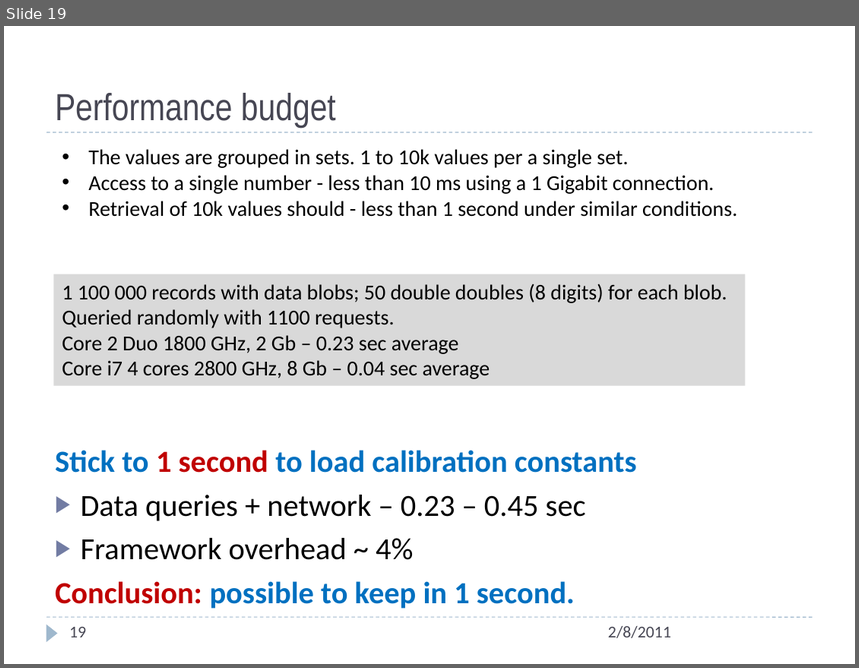
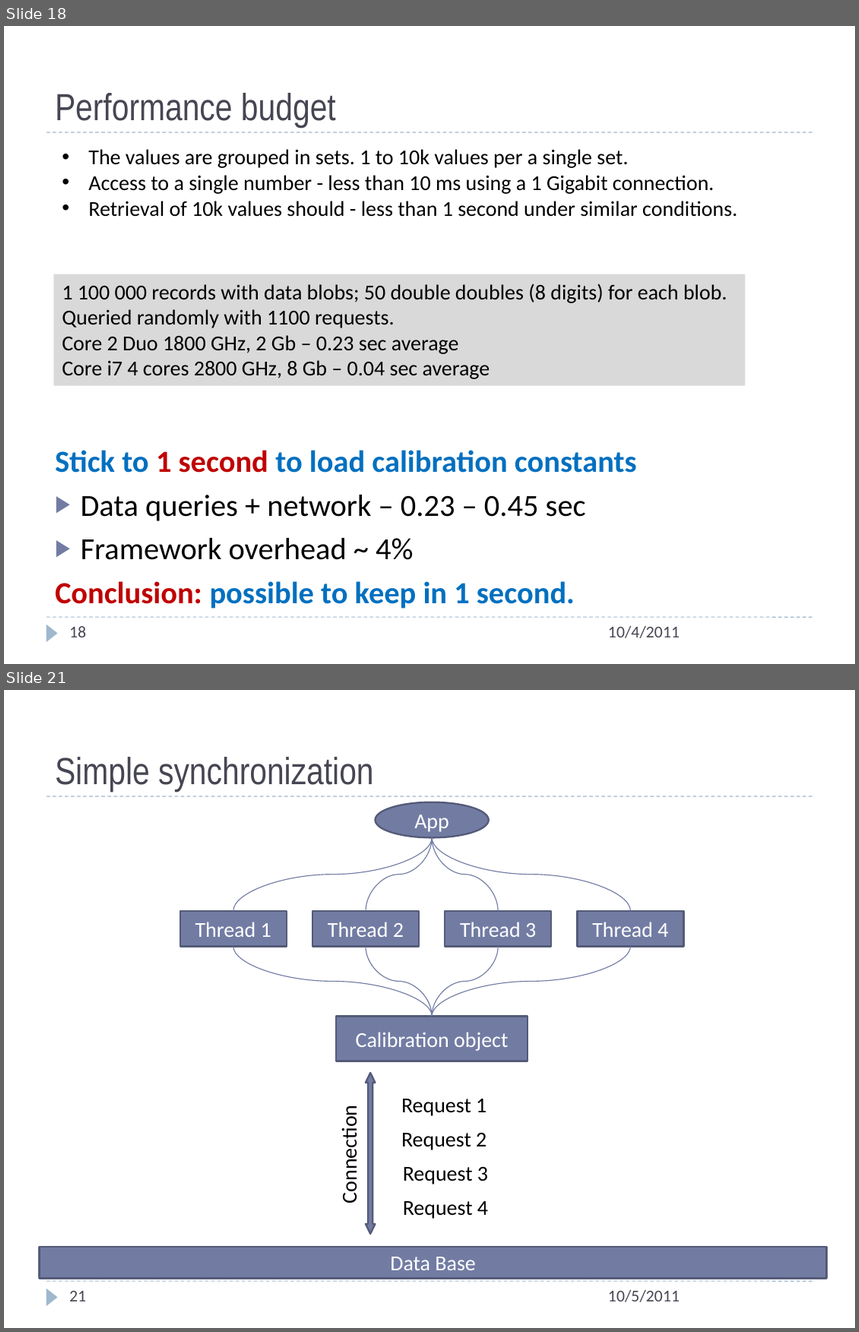
Before and after one commit to JeffersonLab/ccdb, a slide deck: doc/ccdb_design_romanovda.pptx. Shown one above the other, each under a label of ours: slide 19 before the commit, slides 18 and 21 after it; the slides between them are not shown. The pictures are 859x668 and 859x1332 pixels, drawn with LibreOffice and Linux fonts; fonts in the diff are those of the drawing. Boxes give left, top, right and bottom in pixels: in the first picture for what was removed or moved away, otherwise in the second. Text is boxed around its words. In the diff, an @@ line names an element or a change of style, - is before the commit and + after.

```diff
--- a/doc/ccdb_design_romanovda.pptx
+++ b/doc/ccdb_design_romanovda.pptx
@@ slide 21 added at <box>4,690,855,1328</box>, background #FFFFFF; not listed: 3 template elements that a slide beside it also shows @@
@@ title added at <box>55,757,374,792</box>, 32 pt, text #464653 @@
+Simple synchronization
@@ ellipse added at <box>375,802,488,838</box>, fill #727CA3, outline #545C79 1.5 pt, 18 pt, text #FFFFFF @@
+App
@@ curved line added from (432, 838) to (233, 911), #727CA3 0.75 pt @@
@@ curved line added from (432, 838) to (366, 911), #727CA3 0.75 pt @@
@@ curved line added from (432, 838) to (499, 911), #727CA3 0.75 pt @@
@@ curved line added from (432, 838) to (630, 911), #727CA3 0.75 pt @@
@@ rectangle added at <box>180,911,287,947</box>, fill #727CA3, outline #545C79 1.5 pt, 18 pt, text #FFFFFF @@
+Thread 1
@@ rectangle added at <box>312,911,418,947</box>, fill #727CA3, outline #545C79 1.5 pt, 18 pt, text #FFFFFF @@
+Thread 2
@@ rectangle added at <box>445,911,551,947</box>, fill #727CA3, outline #545C79 1.5 pt, 18 pt, text #FFFFFF @@
+Thread 3
@@ rectangle added at <box>578,911,684,947</box>, fill #727CA3, outline #545C79 1.5 pt, 18 pt, text #FFFFFF @@
+Thread 4
@@ curved line added from (233, 946) to (432, 1016), #727CA3 0.75 pt @@
@@ curved line added from (366, 946) to (432, 1016), #727CA3 0.75 pt @@
@@ curved line added from (499, 946) to (432, 1016), #727CA3 0.75 pt @@
@@ curved line added from (630, 946) to (432, 1016), #727CA3 0.75 pt @@
@@ rectangle added at <box>336,1016,528,1061</box>, fill #727CA3, outline #545C79 1.5 pt, 18 pt, text #FFFFFF @@
+Calibration object
@@ left right arrow added at <box>366,1073,375,1234</box>, fill #727CA3, outline #545C79 1.5 pt @@
@@ text added at <box>401,1099,487,1116</box>, 18 pt, text #000000 @@
+Request 1
@@ text added at <box>337,1116,363,1201</box>, 18 pt, text #000000 @@
+Connection
@@ text added at <box>401,1133,487,1151</box>, 18 pt, text #000000 @@
+Request 2
@@ text added at <box>403,1167,488,1185</box>, 18 pt, text #000000 @@
+Request 3
@@ text added at <box>403,1201,488,1219</box>, 18 pt, text #000000 @@
+Request 4
@@ rectangle added at <box>40,1246,827,1279</box>, fill #727CA3, outline #545C79 1.5 pt, 18 pt, text #FFFFFF @@
+Data Base
@@ page number added at <box>69,1291,86,1302</box>, 14 pt, text #464653 @@
+21
@@ text added at <box>608,1290,680,1303</box>, 14 pt, text #464653 @@
+10/5/2011
@@ what was slide 19 is now slide 18 @@
@@ slide 18 changed as well @@
@@ page number at <box>69,626,86,638</box>: text changed @@
-19
+18
@@ text at <box>608,626,680,639</box>: text changed @@
-2/8/2011
+10/4/2011
```
Also in this commit, not shown: 19 other slides changed, 5 other slides added, 1 slide removed, 14 other files.
